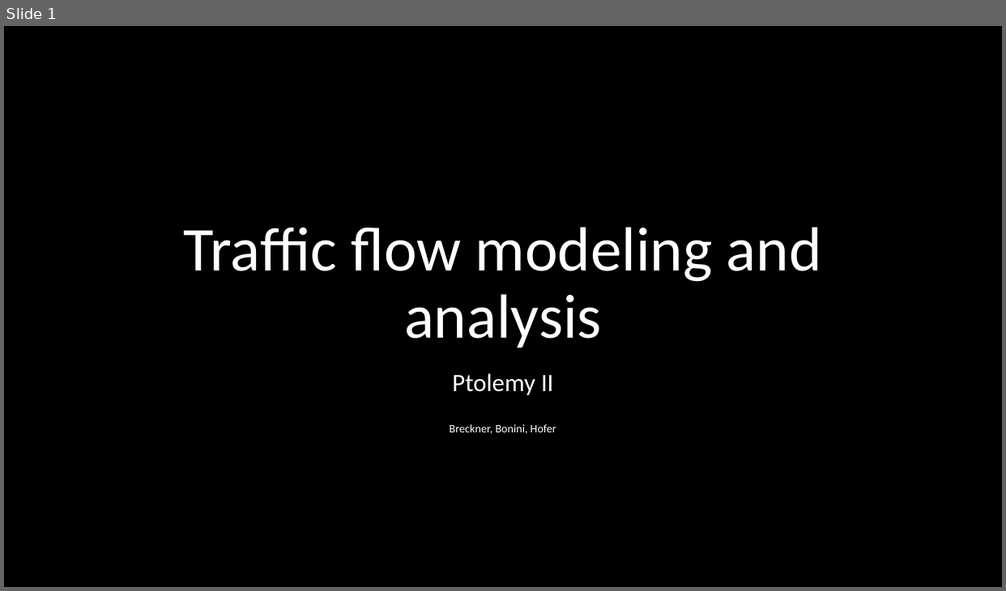
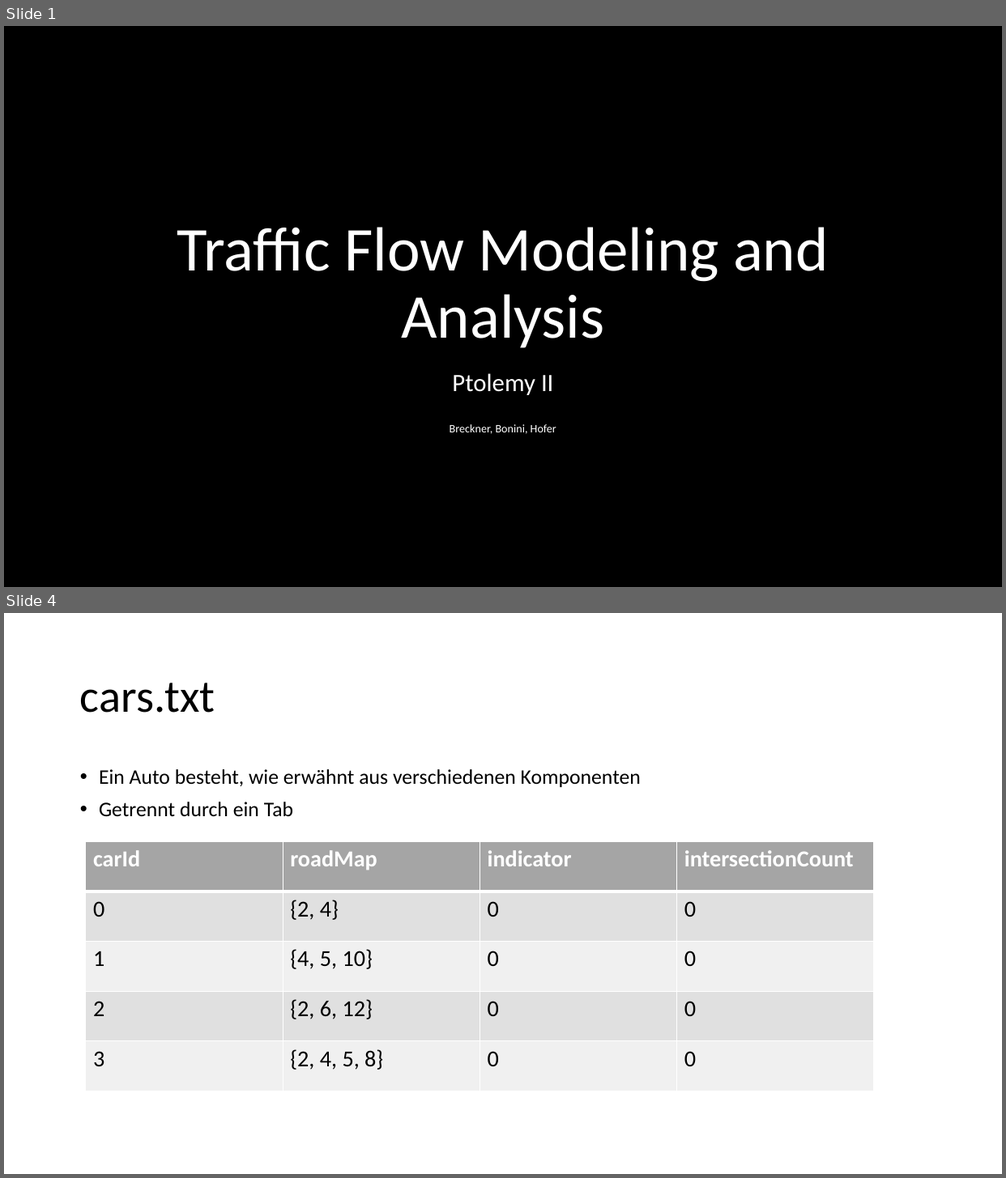
Before and after one commit to code-drey/car_simulation, a slide deck: Presentation/Traffic-flow-modeling-and-analysis.pptx. Shown one above the other, each under a label of ours: slide 1 before the commit, slides 1 and 4 after it; the slides between them are not shown. The pictures are 1006x591 and 1006x1178 pixels, drawn with LibreOffice and Linux fonts; fonts in the diff are those of the drawing; background and template pictures are left out. Boxes give left, top, right and bottom in pixels: in the first picture for what was removed or moved away, otherwise in the second. Text is boxed around its words. In the diff, an @@ line names an element or a change of style, - is before the commit and + after.

Commit message:
continued presentation and optimized road

```diff
--- a/Presentation/Traffic-flow-modeling-and-analysis.pptx
+++ b/Presentation/Traffic-flow-modeling-and-analysis.pptx
@@ slide 4 added at (4, 613, 1002, 1174), background #FFFFFF @@
@@ title added at (80, 683, 215, 713), 44 pt, text #000000 @@
+cars.txt
@@ text added at (99, 769, 641, 816), 20 pt, text #000000 @@
+• Ein Auto besteht, wie erwähnt aus verschiedenen Komponenten
+• Getrennt durch ein Tab
@@ table added at (86, 841, 873, 1092), 5 rows, 4 columns @@
+carId | roadMap | indicator | intersectionCount
+0 | {2, 4} | 0 | 0
+1 | {4, 5, 10} | 0 | 0
+2 | {2, 6, 12} | 0 | 0
+3 | {2, 4, 5, 8} | 0 | 0
@@ slide 1 changed as well @@
@@ title at (177, 227, 829, 348): text changed @@
-Traffic flow modeling and analysis
+Traffic Flow Modeling and Analysis
```
Also in this commit, not shown: 1 other slide changed, 8 other slides added, 1 other file.
